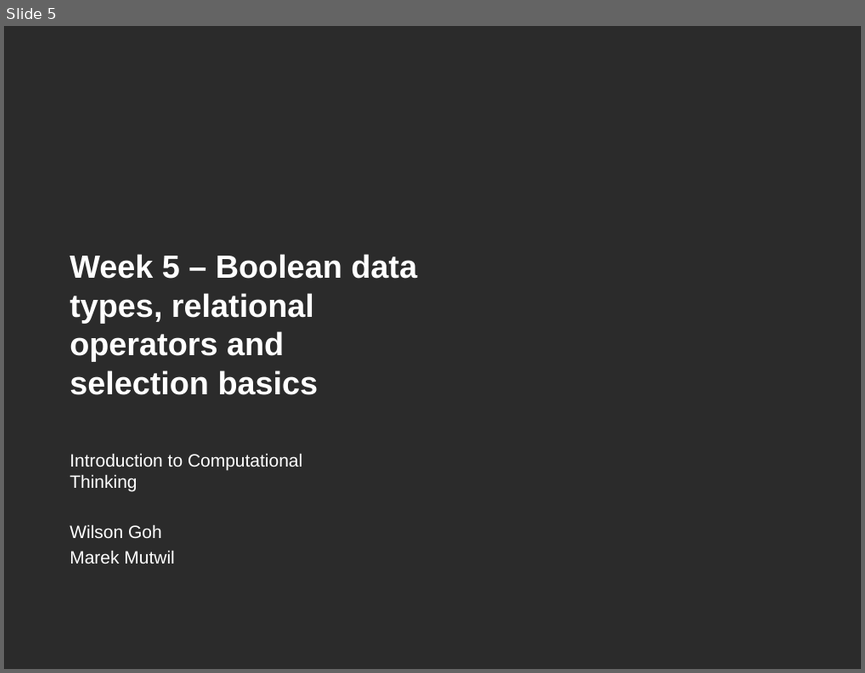
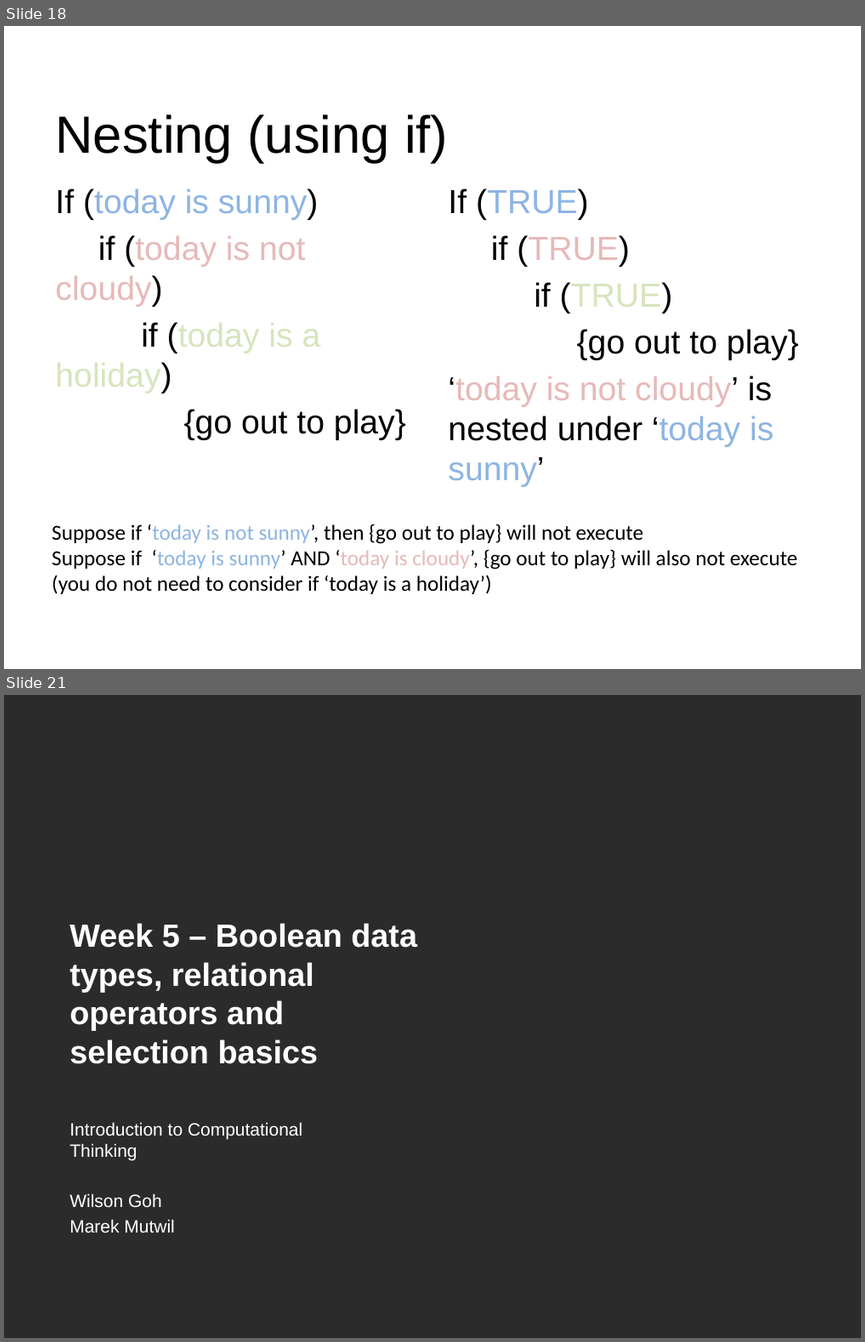
Before and after one commit to gohwils/biodatascience, a slide deck: BS1009/Week5_Tut_OperatorsSelection_sol_slides.pptx. Shown one above the other, each under a label of ours: slide 5 before the commit, slides 18 and 21 after it; the slides between them are not shown. The pictures are 865x673 and 865x1342 pixels, drawn with LibreOffice and Linux fonts; fonts in the diff are those of the drawing; background and template pictures are left out; a plain dark background stands for a picture behind light text. Boxes give left, top, right and bottom in pixels: in the first picture for what was removed or moved away, otherwise in the second. Text is boxed around its words. In the diff, an @@ line names an element or a change of style, - is before the commit and + after.

```diff
--- a/BS1009/Week5_Tut_OperatorsSelection_sol_slides.pptx
+++ b/BS1009/Week5_Tut_OperatorsSelection_sol_slides.pptx
@@ slide 18 added at (4, 26, 861, 669), background #FFFFFF @@
@@ title added at (55, 114, 448, 163), 44 pt, text #000000 @@
+Nesting (using if)
@@ text added at (55, 188, 406, 440), 28 pt, text #000000 @@
+If (today is sunny)
+if (today is not cloudy)
+if (today is a holiday)
+{go out to play}
@@ text added at (448, 188, 799, 487), 28 pt, text #000000 @@
+If (TRUE)
+if (TRUE)
+if (TRUE)
+{go out to play}
+‘today is not cloudy’ is nested under ‘today is sunny’
@@ text added at (52, 523, 797, 594), 18 pt, text #000000 @@
+Suppose if ‘today is not sunny’, then {go out to play} will not execute
+Suppose if ‘today is sunny’ AND ‘today is cloudy’, {go out to play} will also not execute (you do not need to consider if ‘today is a holiday’)
@@ what was slide 5 is now slide 21 @@
```
Also in this commit, not shown: 1 slide changed, 20 other slides added.
